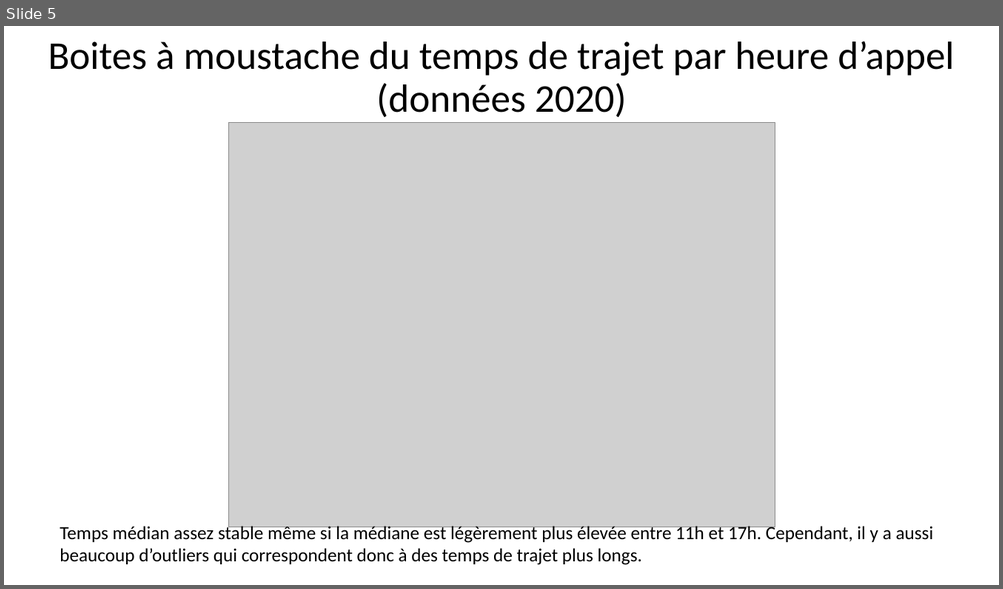
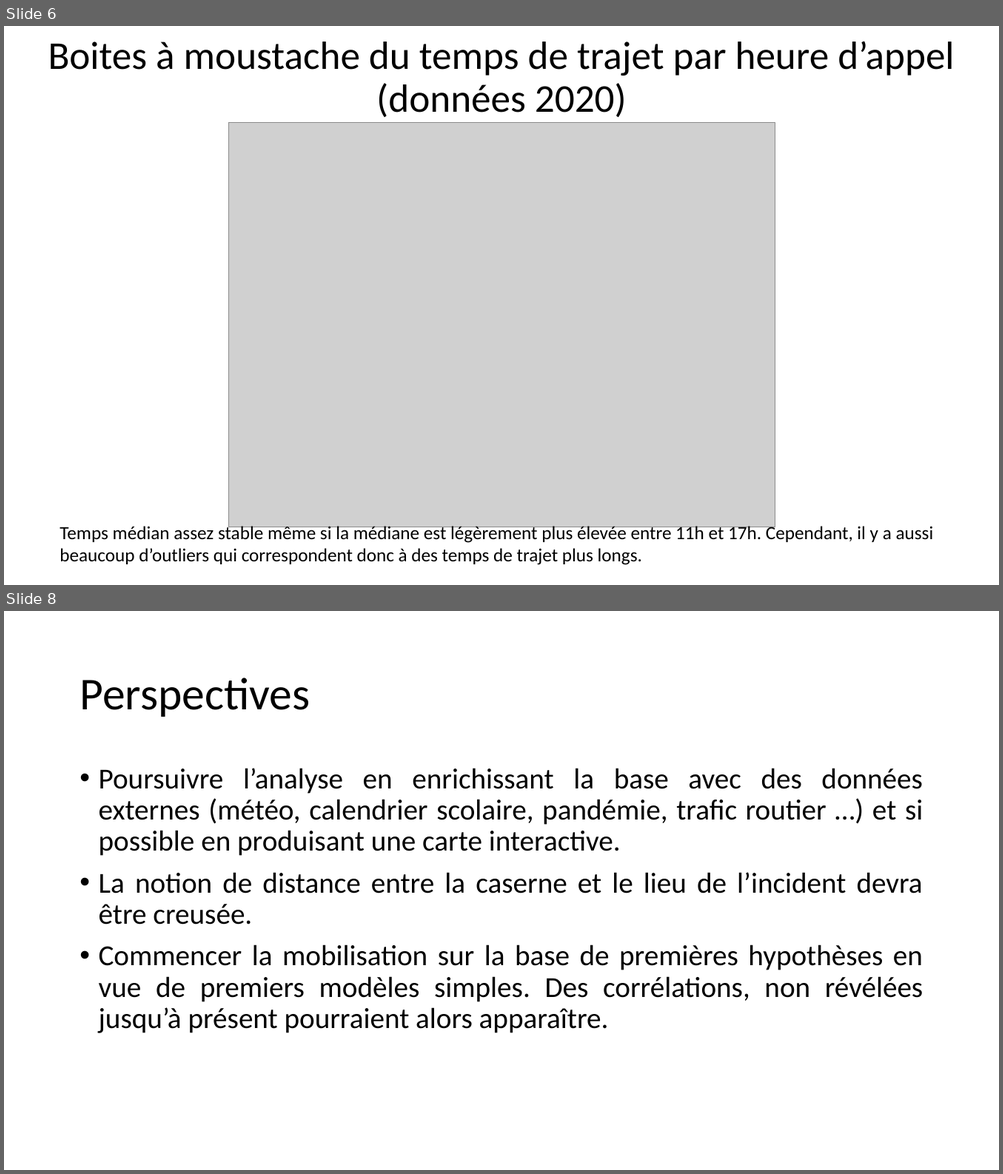
Before and after one commit to LespompiersLondres/projet, a slide deck: DataViz.pptx. Shown one above the other, each under a label of ours: slide 5 before the commit, slides 6 and 8 after it; the slides between them are not shown. The pictures are 1003x589 and 1003x1174 pixels, drawn with LibreOffice and Linux fonts; fonts in the diff are those of the drawing; grey boxes stand for pictures. Boxes give left, top, right and bottom in pixels: in the first picture for what was removed or moved away, otherwise in the second. Text is boxed around its words. In the diff, an @@ line names an element or a change of style, - is before the commit and + after.

```diff
--- a/DataViz.pptx
+++ b/DataViz.pptx
@@ slide 8 added at <box>4,611,999,1170</box>, background #FFFFFF @@
@@ title added at <box>79,678,310,717</box>, 44 pt, text #000000 @@
+Perspectives
@@ text added at <box>99,768,922,1034</box>, 28 pt, text #000000 @@
+• Poursuivre l’analyse en enrichissant la base avec des données externes (météo, calendrier scolaire, pandémie, trafic routier …) et si possible en produisant une carte interactive.
+• La notion de distance entre la caserne et le lieu de l’incident devra être creusée.
+• Commencer la mobilisation sur la base de premières hypothèses en vue de premiers modèles simples. Des corrélations, non révélées jusqu’à présent pourraient alors apparaître.
@@ what was slide 5 is now slide 6 @@
```
Also in this commit, not shown: 2 other slides added.
